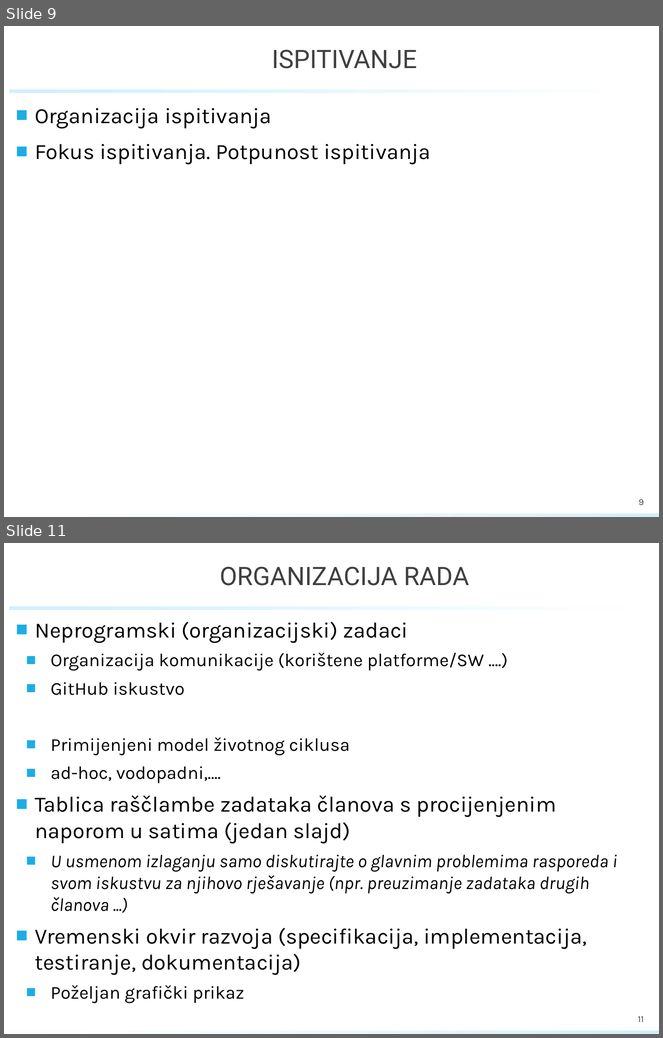
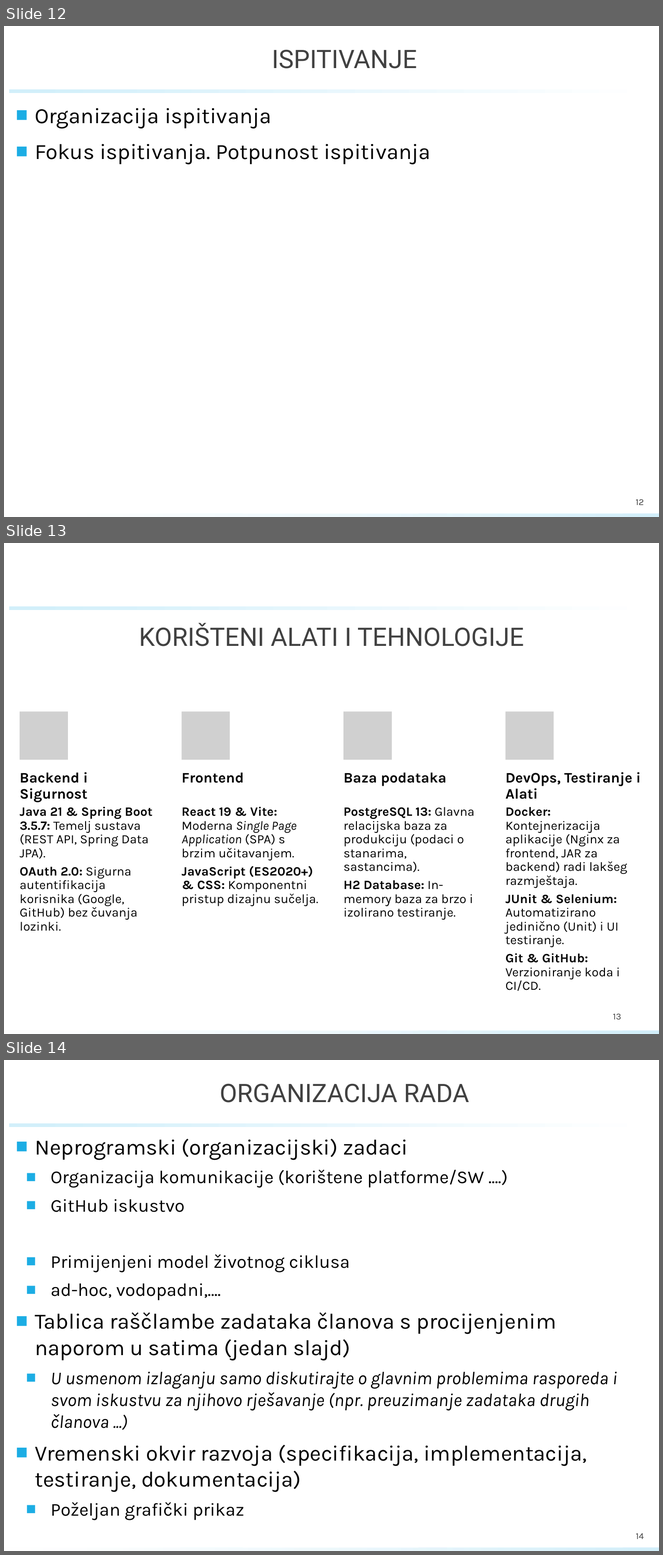
Before and after one commit to Luka-Sever/StambPravo, a slide deck: PROINZ_TG09.2_StanPlan.pptx. Shown one above the other, each under a label of ours: slides 9 and 11 before the commit, slides 12, 13 and 14 after it; the slides between them are not shown. The pictures are 663x1038 and 663x1555 pixels, drawn with LibreOffice and Linux fonts; fonts in the diff are those of the drawing; grey boxes stand for pictures; background and template pictures are left out. Boxes give left, top, right and bottom in pixels: in the first picture for what was removed or moved away, otherwise in the second. Text is boxed around its words. In the diff, an @@ line names an element or a change of style, - is before the commit and + after.

```diff
--- a/PROINZ_TG09.2_StanPlan.pptx
+++ b/PROINZ_TG09.2_StanPlan.pptx
@@ slide 13 added at [4,543,659,1034], background #FFFFFF; not listed: 2 template elements that a slide beside it also shows @@
@@ title added at [139,623,524,646], 28 pt, text #404040 @@
+KORIŠTENI ALATI I TEHNOLOGIJE
@@ group added at [20,712,641,991]: 8 texts, 4 pictures @@
+Backend i Sigurnost
+Java 21 & Spring Boot 3.5.7: Temelj sustava (REST API, Spring Data JPA).
+OAuth 2.0: Sigurna autentifikacija korisnika (Google, GitHub) bez čuvanja lozinki.
+Frontend
+React 19 & Vite: Moderna Single Page Application (SPA) s brzim učitavanjem.
+JavaScript (ES2020+) & CSS: Komponentni pristup dizajnu sučelja.
+Baza podataka
+PostgreSQL 13: Glavna relacijska baza za produkciju (podaci o stanarima, sastancima).
+H2 Database: In-memory baza za brzo i izolirano testiranje.
+DevOps, Testiranje i Alati
+Docker: Kontejnerizacija aplikacije (Nginx za frontend, JAR za backend) radi lakšeg razmještaja.
+JUnit & Selenium: Automatizirano jedinično (Unit) i UI testiranje.
+Git & GitHub: Verzioniranje koda i CI/CD.
@@ page number added at [613,1014,621,1020], 10 pt, text #404040 @@
+13
@@ what was slide 9 is now slide 12 @@
@@ page number at [636,500,644,505]: text changed @@
-9
+12
@@ what was slide 11 is now slide 14 @@
@@ page number at [636,1534,644,1539]: text changed @@
-11
+14
```
Also in this commit, not shown: 4 slides changed, 6 other slides added, 4 slides removed.
